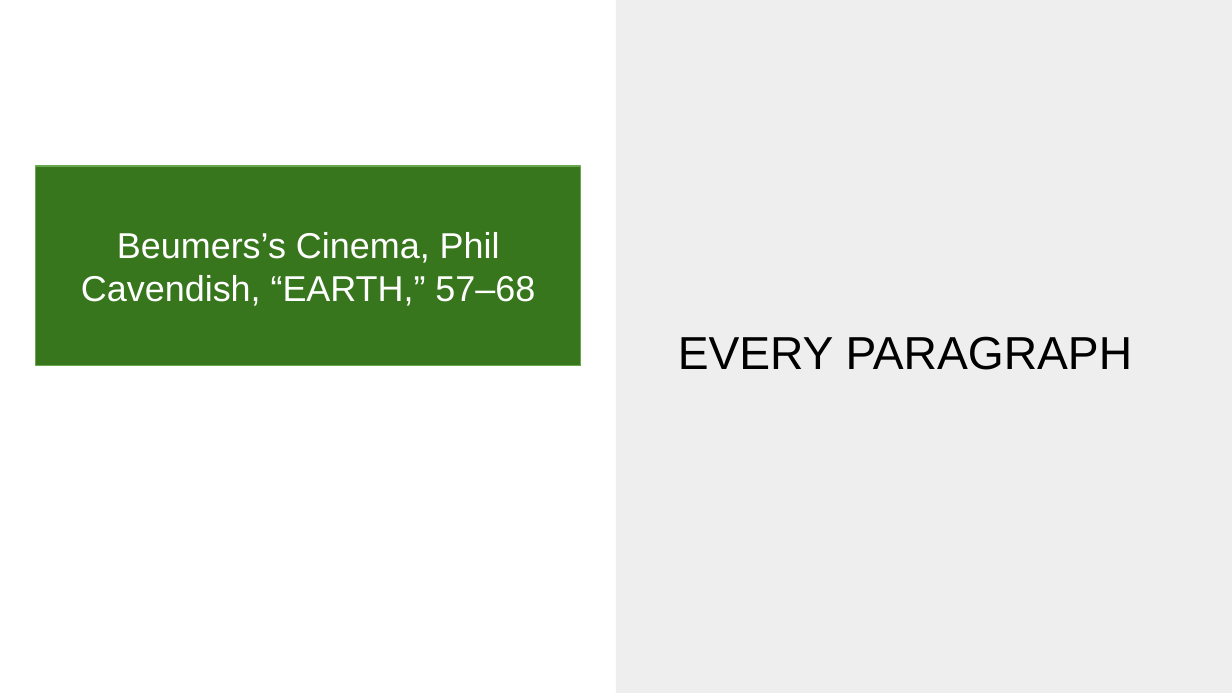
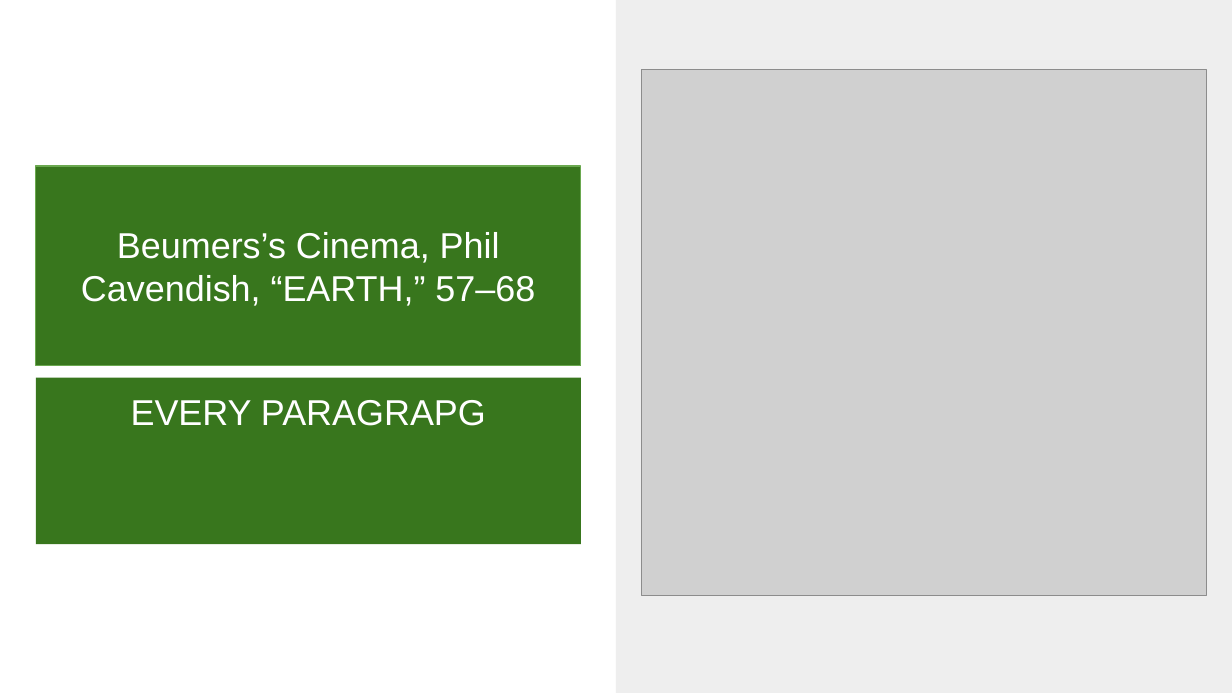
Before and after one commit to MichaelOdumosu57/Spring_2017, a slide deck: slide 35 of Spring 2017 Semester/Music or Arts/ARUS HW/11 ARUS HW/ARUS 280 HW#11 notes.pptx (slide 21 before the commit). Drawn at 1232x693 pixels with LibreOffice and Linux fonts; fonts in the diff are those of the drawing; grey boxes stand for pictures; background and template pictures are left out. Boxes give left, top, right and bottom in pixels: in the first picture for what was removed or moved away, otherwise in the second. Text is boxed around its words. In the diff, an @@ line names an element or a change of style, - is before the commit and + after.

```diff
--- a/Spring 2017 Semester/Music or Arts/ARUS HW/11 ARUS HW/ARUS 280 HW#11 notes.pptx
+++ b/Spring 2017 Semester/Music or Arts/ARUS HW/11 ARUS HW/ARUS 280 HW#11 notes.pptx
@@ picture added at bbox=[642, 69, 1206, 595] @@
@@ subtitle added at bbox=[36, 378, 580, 545], fill #38761D, 21 pt, text #FFFFFF @@
+EVERY PARAGRAPG
```
Also in this commit, not shown: 3 other slides changed, 15 slides added, 1 slide removed, 42 other files.
